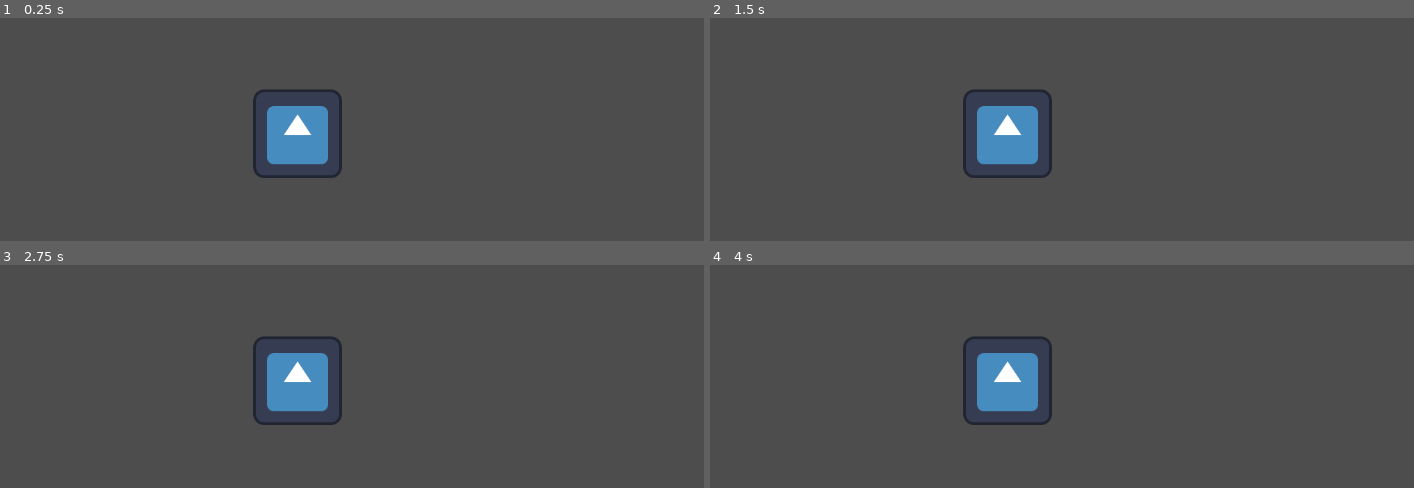
Above: before the commit, frames 1-4 (two rows, left to right).
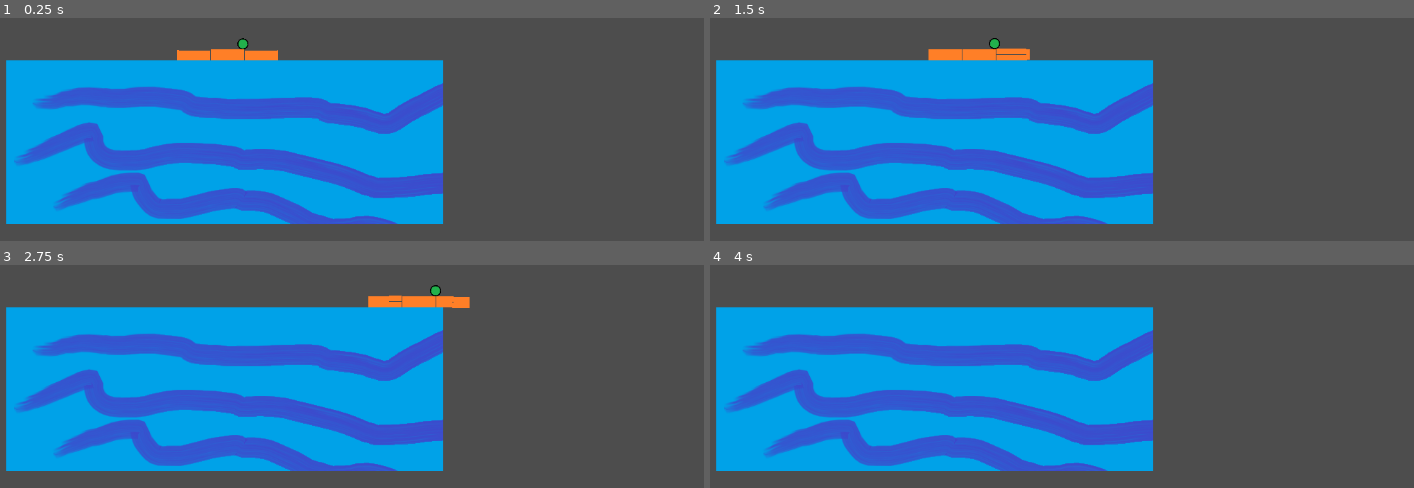
Above: after the commit, the same moments.

Repository: acnolan/Pixel-Game-Jam-2024
Game: Godot game, scene res://world.tscn
Two runs of this game, one before a commit and one after it. Both use one fixed random seed, a clock stepped at 60 frames per second and the inputs below. The engine's default icon, where the game draws it, is replaced by a stand-in: a white triangle on a blue panel in a dark square.
Inputs:
- Up to frame 1 (0.25 s): no input
- Up to frame 2 (1.5 s): tap Enter at 0.5 s; hold W 0.53-1.28 s; tap I at 0.6 s; tap M at 0.8, 1.35 s; hold S from 1.28 s (still down)
- Up to frame 3 (2.75 s): tap I at 1.55, 2.1 s; release S at 2.03 s; hold W from 2.03 s (still down); tap M at 2.3 s
- Up to frame 4 (4 s): tap M at 2.85, 3.8 s; tap I at 3.05, 3.6 s; release W at 3.53 s; hold S from 3.53 s (still down)

The runs differ from the first frame. In frame 1, 46% of the frame differs, in the area x 0-63%, y 8-93%; in frame 2, 46%; in frame 3, 46%, in the area x 0-67%, y 8-93%; in frame 4, 46%.

Commit message:
Player basic function

Diff:
--- /dev/null
+++ b/swimmer.tscn
@@ -0,0 +1,182 @@
+[gd_scene load_steps=11 format=3 uid="uid://xdp87vh2ffos"]
+
+[ext_resource type="Texture2D" uid="uid://ciu0o2xjw7t4h" path="res://player_sprite_test/head.png" id="1_r8i50"]
+[ext_resource type="Texture2D" uid="uid://btfdmgq750evc" path="res://player_sprite_test/body.png" id="2_a4tww"]
+[ext_resource type="Texture2D" uid="uid://dvj4alexitidl" path="res://player_sprite_test/limb.png" id="3_vyo26"]
+
+[sub_resource type="CircleShape2D" id="CircleShape2D_mga26"]
+radius = 8.0
+
+[sub_resource type="RectangleShape2D" id="RectangleShape2D_euftq"]
+size = Vector2(48, 16)
+
+[sub_resource type="GDScript" id="GDScript_bifso"]
+resource_name = "arm1"
+script/source = "extends RigidBody2D
+
+
+# Called when the node enters the scene tree for the first time.
+func _ready():
+	pass # Replace with function body.
+
+
+# Called every frame. 'delta' is the elapsed time since the previous frame.
+func _process(delta):
+	if Input.is_key_label_pressed(KEY_I):
+		apply_central_impulse(Vector2(0,-50))
+		apply_torque(-80)
+"
+
+[sub_resource type="RectangleShape2D" id="RectangleShape2D_ocqkf"]
+size = Vector2(48, 8)
+
+[sub_resource type="GDScript" id="GDScript_eliv6"]
+resource_name = "arm2"
+script/source = "extends RigidBody2D
+
+
+# Called when the node enters the scene tree for the first time.
+func _ready():
+	pass # Replace with function body.
+
+
+# Called every frame. 'delta' is the elapsed time since the previous frame.
+func _process(delta):
+	if Input.is_key_label_pressed(KEY_M):
+		apply_central_impulse(Vector2(0,-50))
+		apply_torque(-80)
+"
+
+[sub_resource type="GDScript" id="GDScript_5bbhy"]
+resource_name = "leg2"
+script/source = "extends RigidBody2D
+
+
+# Called when the node enters the scene tree for the first time.
+func _ready():
+	pass # Replace with function body.
+
+
+# Called every frame. 'delta' is the elapsed time since the previous frame.
+func _process(delta):
+	if Input.is_key_label_pressed(KEY_S):
+		apply_impulse(Vector2(200,100), Vector2(0, 16))
+		apply_torque(80)
+"
+
+[sub_resource type="GDScript" id="GDScript_vf11m"]
+resource_name = "leg1"
+script/source = "extends RigidBody2D
+
+
+# Called when the node enters the scene tree for the first time.
+func _ready():
+	pass # Replace with function body.
+
+
+# Called every frame. 'delta' is the elapsed time since the previous frame.
+func _process(delta):
+	if Input.is_key_label_pressed(KEY_W):
+		apply_impulse(Vector2(200,100), Vector2(0, 16))
+		apply_torque(80)
+"
+
+[node name="Swimmer" type="Node2D"]
+
+[node name="Head" type="RigidBody2D" parent="."]
+position = Vector2(21, -16)
+metadata/_edit_group_ = true
+
+[node name="CollisionShape2D" type="CollisionShape2D" parent="Head"]
+shape = SubResource("CircleShape2D_mga26")
+
+[node name="Sprite2D" type="Sprite2D" parent="Head"]
+scale = Vector2(0.5, 0.5)
+texture = ExtResource("1_r8i50")
+
+[node name="PinJoint2D" type="PinJoint2D" parent="."]
+position = Vector2(19, -8)
+node_a = NodePath("../Head")
+node_b = NodePath("../Body")
+
+[node name="Body" type="RigidBody2D" parent="."]
+position = Vector2(0, 1)
+metadata/_edit_group_ = true
+
+[node name="CollisionShape2D" type="CollisionShape2D" parent="Body"]
+shape = SubResource("RectangleShape2D_euftq")
+
+[node name="Sprite2D" type="Sprite2D" parent="Body"]
+texture = ExtResource("2_a4tww")
+
+[node name="PinJoint2D2" type="PinJoint2D" parent="."]
+position = Vector2(25, -4)
+node_a = NodePath("../Body")
+node_b = NodePath("../Arm1")
+
+[node name="Arm1" type="RigidBody2D" parent="."]
+position = Vector2(49, -4)
+script = SubResource("GDScript_bifso")
+metadata/_edit_group_ = true
+
+[node name="Sprite2D" type="Sprite2D" parent="Arm1"]
+texture = ExtResource("3_vyo26")
+metadata/_edit_group_ = true
+
+[node name="CollisionShape2D" type="CollisionShape2D" parent="Arm1"]
+shape = SubResource("RectangleShape2D_ocqkf")
+metadata/_edit_group_ = true
+
+[node name="PinJoint2D3" type="PinJoint2D" parent="."]
+position = Vector2(25, 4)
+node_a = NodePath("../Body")
+node_b = NodePath("../Arm2")
+
+[node name="Arm2" type="RigidBody2D" parent="."]
+position = Vector2(49, 5)
+script = SubResource("GDScript_eliv6")
+metadata/_edit_group_ = true
+
+[node name="Sprite2D" type="Sprite2D" parent="Arm2"]
+texture = ExtResource("3_vyo26")
+metadata/_edit_group_ = true
+
+[node name="CollisionShape2D" type="CollisionShape2D" parent="Arm2"]
+shape = SubResource("RectangleShape2D_ocqkf")
+metadata/_edit_group_ = true
+
+[node name="PinJoint2D4" type="PinJoint2D" parent="."]
+position = Vector2(-24, 5)
+node_a = NodePath("../Body")
+node_b = NodePath("../Leg2")
+
+[node name="Leg2" type="RigidBody2D" parent="."]
+position = Vector2(-49, 5)
+script = SubResource("GDScript_5bbhy")
+metadata/_edit_group_ = true
+
+[node name="Sprite2D" type="Sprite2D" parent="Leg2"]
+texture = ExtResource("3_vyo26")
+metadata/_edit_group_ = true
+
+[node name="CollisionShape2D" type="CollisionShape2D" parent="Leg2"]
+shape = SubResource("RectangleShape2D_ocqkf")
+metadata/_edit_group_ = true
+
+[node name="PinJoint2D5" type="PinJoint2D" parent="."]
+position = Vector2(-24, -4)
+node_a = NodePath("../Body")
+node_b = NodePath("../Leg1")
+
+[node name="Leg1" type="RigidBody2D" parent="."]
+position = Vector2(-49, -4)
+script = SubResource("GDScript_vf11m")
+metadata/_edit_group_ = true
+
+[node name="Sprite2D" type="Sprite2D" parent="Leg1"]
+texture = ExtResource("3_vyo26")
+metadata/_edit_group_ = true
+
+[node name="CollisionShape2D" type="CollisionShape2D" parent="Leg1"]
+shape = SubResource("RectangleShape2D_ocqkf")
+metadata/_edit_group_ = true
--- a/world.tscn
+++ b/world.tscn
@@ -1,9 +1,25 @@
-[gd_scene load_steps=2 format=3 uid="uid://bwenp1ew2e6rn"]
+[gd_scene load_steps=4 format=3 uid="uid://bwenp1ew2e6rn"]
 
-[ext_resource type="Texture2D" uid="uid://cfey1auf7bndu" path="res://icon.svg" id="1_m0gct"]
+[ext_resource type="PackedScene" uid="uid://xdp87vh2ffos" path="res://swimmer.tscn" id="2_uli5x"]
+[ext_resource type="Texture2D" uid="uid://bckwn03n3pndi" path="res://player_sprite_test/water.png" id="4_j7te6"]
+
+[sub_resource type="RectangleShape2D" id="RectangleShape2D_hp8ga"]
+size = Vector2(630, 236)
 
 [node name="World" type="Node2D"]
+position = Vector2(461, 143)
 
-[node name="Sprite2D" type="Sprite2D" parent="."]
-position = Vector2(566, 310)
-texture = ExtResource("1_m0gct")
+[node name="StaticBody2D" type="StaticBody2D" parent="."]
+position = Vector2(0, 179)
+metadata/_edit_group_ = true
+
+[node name="CollisionShape2D" type="CollisionShape2D" parent="StaticBody2D"]
+shape = SubResource("RectangleShape2D_hp8ga")
+metadata/_edit_group_ = true
+
+[node name="Sprite2D" type="Sprite2D" parent="StaticBody2D"]
+texture = ExtResource("4_j7te6")
+metadata/_edit_group_ = true
+
+[node name="Swimmer" parent="." instance=ExtResource("2_uli5x")]
+position = Vector2(4, 32)
Binary file added: player_sprite_test/body.png
Not shown, added: player_sprite_test/body.png.import
Binary file added: player_sprite_test/head.png
Not shown, added: player_sprite_test/head.png.import
Binary file added: player_sprite_test/limb.png
Not shown, added: player_sprite_test/limb.png.import
Binary file added: player_sprite_test/water.png
Not shown, added: player_sprite_test/water.png.import
Not shown, added: swi8F32.tmp
Not shown, added: swiE68B.tmp
